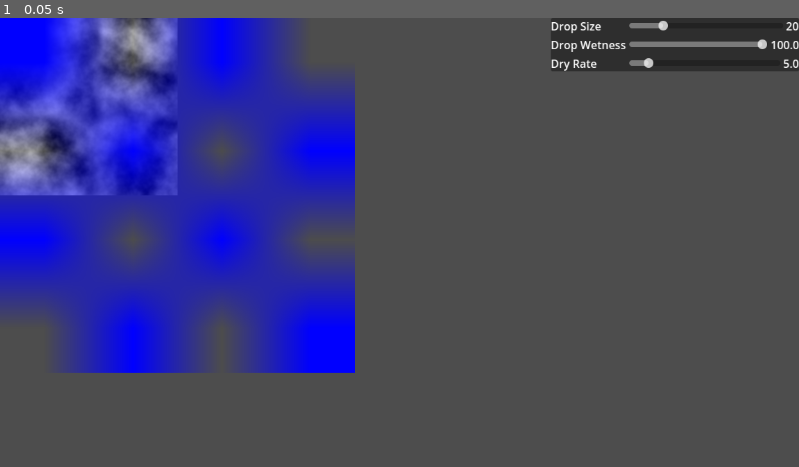
Above: before the commit, frame 1.
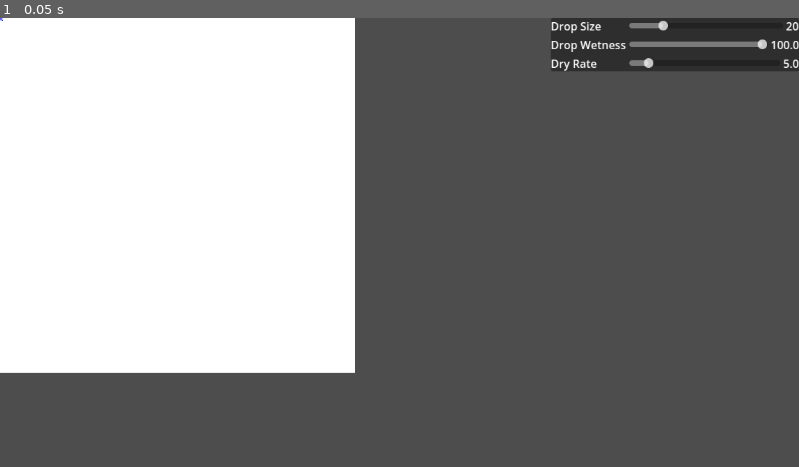
Above: after the commit, the same moment.

Repository: nerochiaro/watercolor-sim
Game: Godot game, scene res://main.tscn
Two runs of this game, one before a commit and one after it. Both use one fixed random seed, a clock stepped at 60 frames per second and the inputs below.
Inputs:
- Up to frame 1 (0.05 s): no input

The runs differ from the first frame. In frame 1, 35% of the frame differs, in the area x 0-45%, y 0-80%.
Error in both runs: Cannot call method 'shader_create_from_spirv' on a null value. (res://compute_sprite/compute_sprite.gd:71)

Commit message:
WIP painting improvements

Diff:
--- a/compute_sprite/render.gdshader
+++ b/compute_sprite/render.gdshader
@@ -8,12 +8,16 @@
 }
 
 void fragment() {
-	vec4 s = texture(effect_texture, UV);
-	vec4 w = vec4(0.0, 0.0, 1.0, s.x);
-	vec4 p = vec4(1.0, 0.0, 0.0, s.y);
-	vec3 b = (p.rgb * p.a) + (w.rgb * (1.0 - p.a));
+	ivec2 coords = ivec2(effect_texture_size * UV);
+	vec4 s = texelFetch(effect_texture, coords, 0);
+	vec4 w = vec4(0.0, 0.0, 1.0, s.x);               // wet pixels = blue
+	vec4 p = vec4(1.0, 0.0, 0.0, s.y);               // pigmen pixels = red
+	// composite them with blue underneath, but note that we ensure
+	// no blue will appear when there is no water present by doing `w.rgb * w.a`
+	// we do this because the water is only shown for helping understand what is being painted
+	vec3 b = (p.rgb * p.a) + (w.rgb * w.a * (1.0 - p.a));
 	float a = p.a + w.a * (1.0 - p.a);
-	COLOR = vec4(b.rgb, a);
+	COLOR = vec4(b.rgb, clamp(a, 0.0, 1.0));
 }
 
 //void light() {
--- a/main.gd
+++ b/main.gd
@@ -52,7 +52,7 @@
 
 var _debug: RID
 var _print_iterations = 6
-var _print_cells = true
+var _print_cells = false
 
 var _click_pos := Vector2i.ZERO
 var _click_button := MOUSE_BUTTON_NONE
@@ -60,6 +60,7 @@
 
 func prepare_initial_state() -> PackedInt32Array:
 	var _sim := SimState.new(width, height)
+	return _sim._data
 
 	# Draw margin
 	for i in height:
@@ -201,8 +202,12 @@
 	return pc
 
 func _unhandled_input(event: InputEvent) -> void:
-	if event is InputEventMouseButton:
+	if event is InputEventMouseMotion:
+		if event.button_mask > 0:
+			_click_pos = event.position
+			_click_button = event.button_mask
+	elif event is InputEventMouseButton:
 		if event.button_index == MOUSE_BUTTON_LEFT or event.button_index == MOUSE_BUTTON_RIGHT:
 			if event.pressed:
 				_click_pos = event.position
-				_click_button = event.button_index
+				_click_button = event.button_mask
--- a/main.tscn
+++ b/main.tscn
@@ -6,29 +6,26 @@
 [ext_resource type="PackedScene" uid="uid://cd8jyx4av2iek" path="res://ui/ui.tscn" id="4_1bvp3"]
 
 [sub_resource type="Gradient" id="Gradient_1bvp3"]
+colors = PackedColorArray(1, 1, 1, 1, 1, 1, 1, 1)
 
-[sub_resource type="FastNoiseLite" id="FastNoiseLite_lquwl"]
-
-[sub_resource type="NoiseTexture2D" id="NoiseTexture2D_7mycd"]
-width = 256
-height = 256
-generate_mipmaps = false
-noise = SubResource("FastNoiseLite_lquwl")
-color_ramp = SubResource("Gradient_1bvp3")
-seamless = true
-seamless_blend_skirt = 0.114
+[sub_resource type="GradientTexture2D" id="GradientTexture2D_lquwl"]
+gradient = SubResource("Gradient_1bvp3")
+width = 512
+height = 512
+fill_from = Vector2(0, 1)
 
 [node name="Main" type="Node2D"]
 script = ExtResource("1_0xm2m")
 
 [node name="Background" type="Sprite2D" parent="."]
 unique_name_in_owner = true
-texture = SubResource("NoiseTexture2D_7mycd")
+texture = SubResource("GradientTexture2D_lquwl")
 centered = false
 
 [node name="Sim" parent="." instance=ExtResource("2_h2yge")]
 unique_name_in_owner = true
 compute_script = ExtResource("3_h2yge")
+iterations_per_frame = 8
 
 [node name="UI" parent="." instance=ExtResource("4_1bvp3")]
 unique_name_in_owner = true
Not shown, changed: compute.glsl
Not shown: 1 places in main.tscn that only renumber resources
